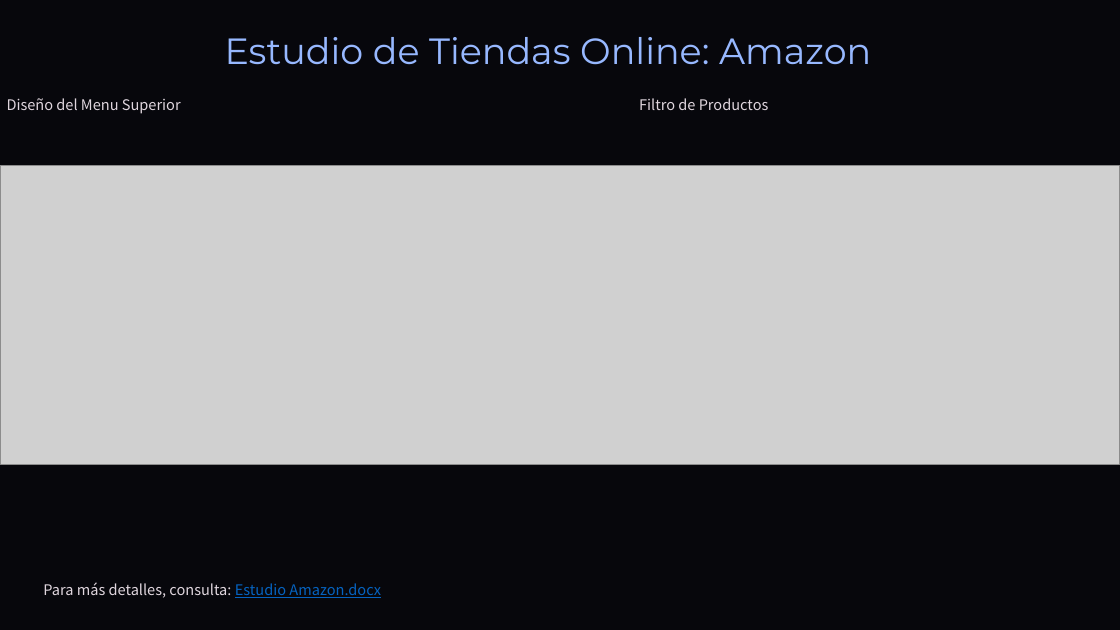
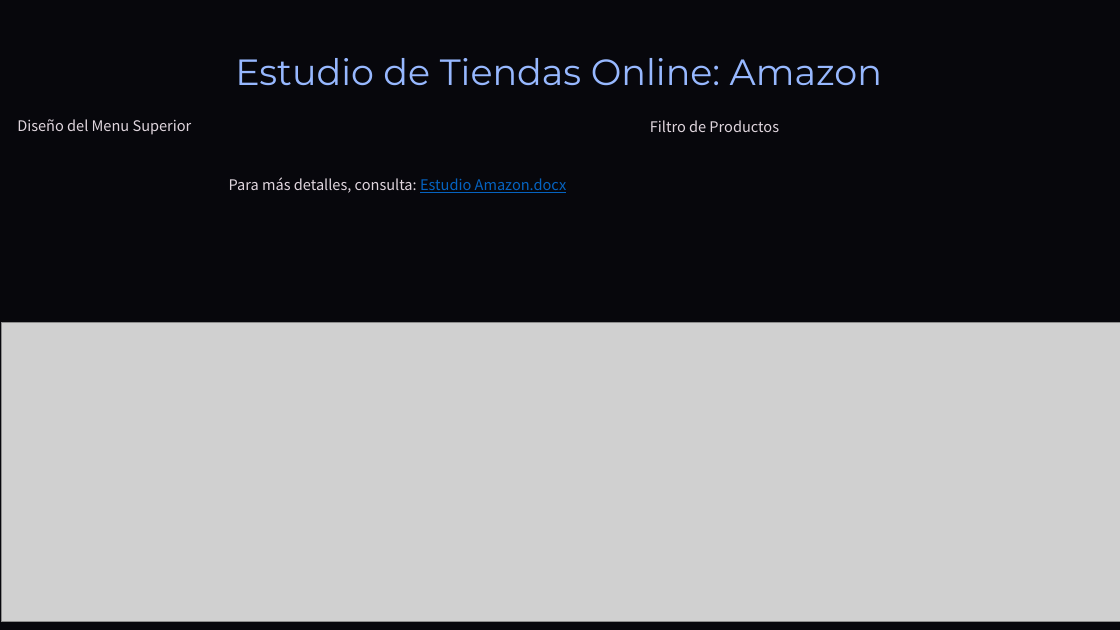
Before and after one commit to DavidCorredorMiguel/proyectogrupo2, a slide deck: slide 11 of Tech-and-Learn-Innovacion-y-Aprendizaje-en-E-commerce (1).pptx. Drawn at 1120x630 pixels with LibreOffice and Linux fonts; fonts in the diff are those of the drawing; grey boxes stand for pictures; background and template pictures are left out. Boxes give left, top, right and bottom in pixels: in the first picture for what was removed or moved away, otherwise in the second. Text is boxed around its words. In the diff, an @@ line names an element or a change of style, - is before the commit and + after.

```diff
--- a/Tech-and-Learn-Innovacion-y-Aprendizaje-en-E-commerce (1).pptx
+++ b/Tech-and-Learn-Innovacion-y-Aprendizaje-en-E-commerce (1).pptx
@@ text "Estudio de Tiendas Online: Amazon": place and size @@
-text "Estudio de Tiendas Online: Amazon" at (225,37,871,65)
+text "Estudio de Tiendas Online: Amazon" at (235,58,882,86)
@@ text "Diseño del Menu Superior": place and size @@
-text "Diseño del Menu Superior" at (7,98,181,114)
+text "Diseño del Menu Superior" at (17,119,192,135)
@@ text "Filtro de Productos": place and size @@
-text "Filtro de Productos" at (639,98,769,110)
+text "Filtro de Productos" at (650,120,779,132)
@@ text "Para más detalles, consulta: Estudio ...": place and size @@
-text "Para más detalles, consulta: Estudio ..." at (43,582,381,598)
+text "Para más detalles, consulta: Estudio ..." at (229,177,567,193)
@@ picture: place and size @@
-picture at (1,165,1119,465)
+picture at (1,323,1120,622)
```
Also in this commit, not shown: 11 other slides changed, 11 slides added, 11 other files.
